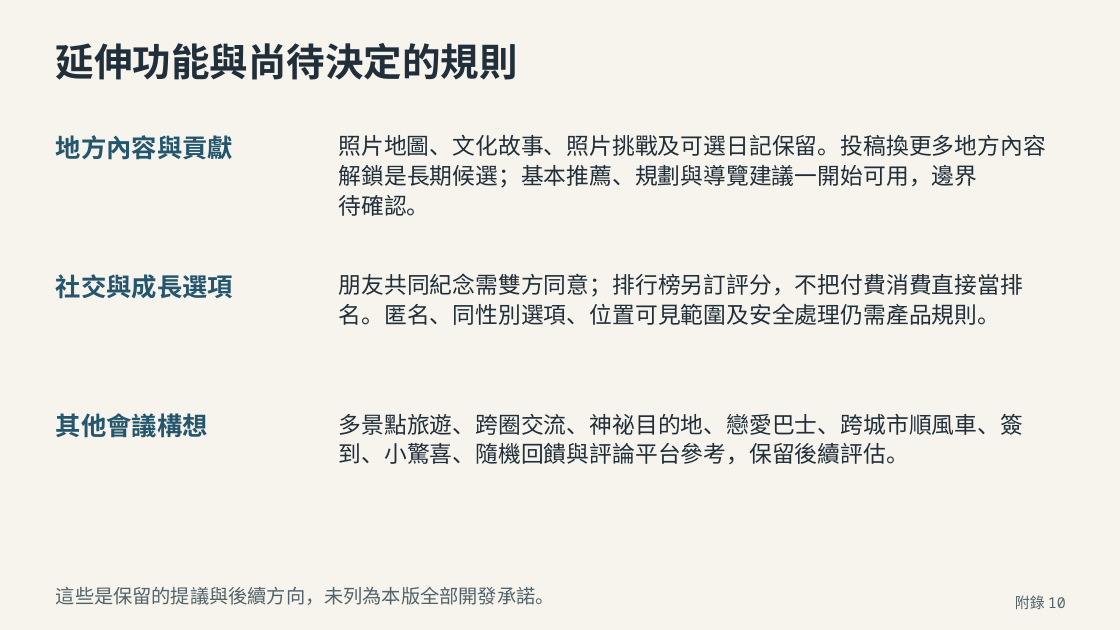
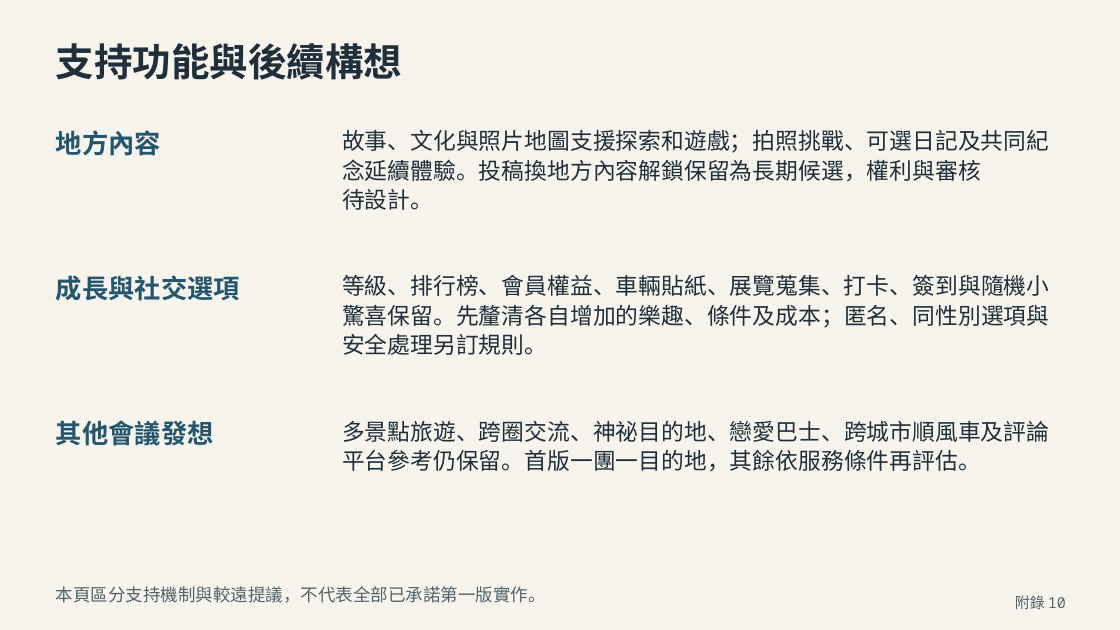
Before and after one commit to e40125/yoxi-meeting-review, a slide deck: slide 26 of downloads/proposal/yoxi-proposal.pptx. Drawn at 1120x630 pixels with LibreOffice and Linux fonts; fonts in the diff are those of the drawing. Boxes give left, top, right and bottom in pixels: in the first picture for what was removed or moved away, otherwise in the second. Text is boxed around its words. In the diff, an @@ line names an element or a change of style, - is before the commit and + after.

```diff
--- a/downloads/proposal/yoxi-proposal.pptx
+++ b/downloads/proposal/yoxi-proposal.pptx
@@ text at (56, 43, 402, 80): text changed @@
-延伸功能與尚待決定的規則
+支持功能與後續構想
@@ text at (56, 130, 161, 156): text changed; size 21.8 to 22.5 pt @@
-地方內容與貢獻
+地方內容
@@ text at (342, 130, 1049, 153): text changed @@
-照片地圖、文化故事、照片挑戰及可選日記保留。投稿換更多地方內容
+故事、文化與照片地圖支援探索和遊戲；拍照挑戰、可選日記及共同紀
@@ text at (342, 159, 981, 181): text changed @@
-解鎖是長期候選；基本推薦、規劃與導覽建議一開始可用，邊界
+念延續體驗。投稿換地方內容解鎖保留為長期候選，權利與審核
@@ text at (342, 189, 433, 210): text changed @@
-待確認。
+待設計。
@@ text at (56, 275, 240, 301): text changed; size 21.8 to 22.5 pt @@
-社交與成長選項
+成長與社交選項
@@ text at (342, 275, 1049, 296): text changed @@
-朋友共同紀念需雙方同意；排行榜另訂評分，不把付費消費直接當排
+等級、排行榜、會員權益、車輛貼紙、展覽蒐集、打卡、簽到與隨機小
@@ text at (342, 305, 1049, 328): text changed @@
-名。匿名、同性別選項、位置可見範圍及安全處理仍需產品規則。
+驚喜保留。先釐清各自增加的樂趣、條件及成本；匿名、同性別選項與
@@ text added at (342, 333, 547, 355), 19.5 pt, text #202F3A @@
+安全處理另訂規則。
@@ text at (56, 420, 214, 446): text changed; size 21.8 to 22.5 pt @@
-其他會議構想
+其他會議發想
@@ text at (342, 421, 1049, 442): text changed @@
-多景點旅遊、跨圈交流、神祕目的地、戀愛巴士、跨城市順風車、簽
+多景點旅遊、跨圈交流、神祕目的地、戀愛巴士、跨城市順風車及評論
@@ text at (342, 450, 981, 471): text changed @@
-到、小驚喜、隨機回饋與評論平台參考，保留後續評估。
+平台參考仍保留。首版一團一目的地，其餘依服務條件再評估。
@@ text at (56, 586, 546, 603): text changed; size 16.5 to 15 pt @@
-這些是保留的提議與後續方向，未列為本版全部開發承諾。
+本頁區分支持機制與較遠提議，不代表全部已承諾第一版實作。
```
Also in this commit, not shown: 21 other slides changed, 5 slides added, 5 slides removed, 47 other files.
